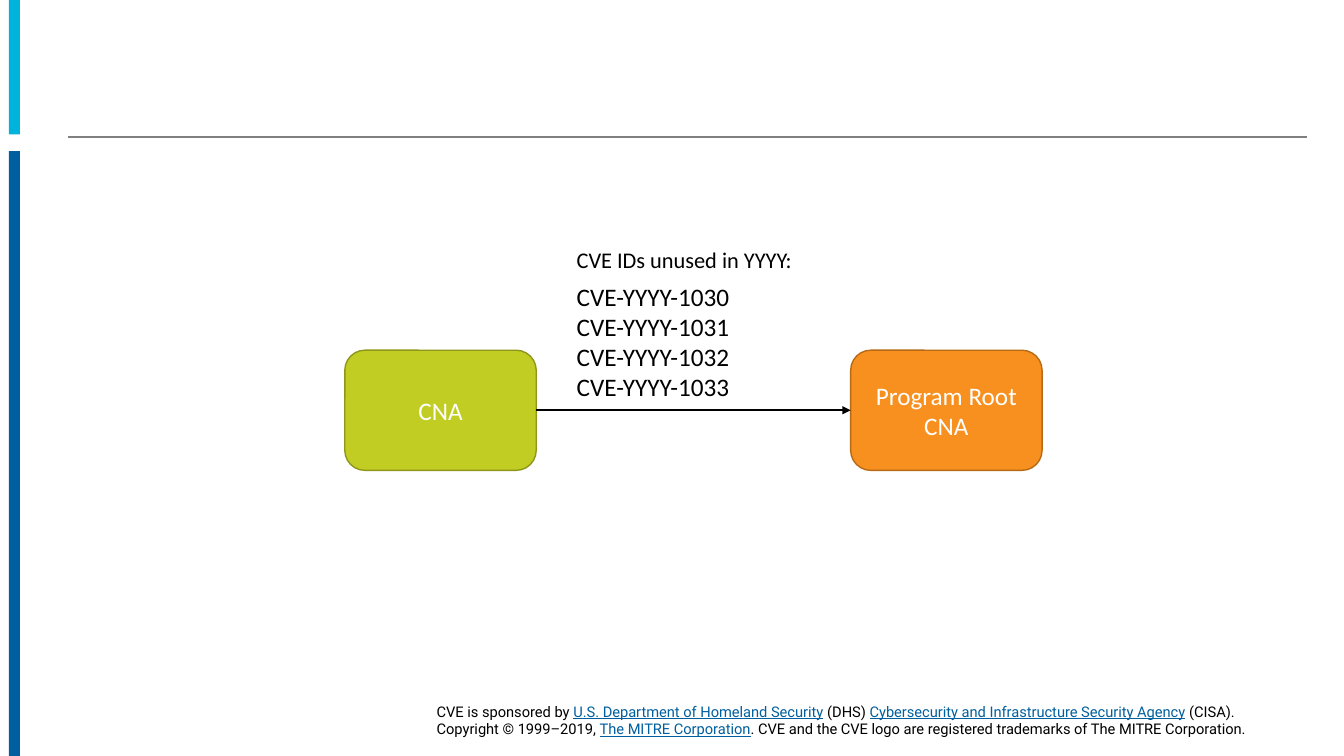
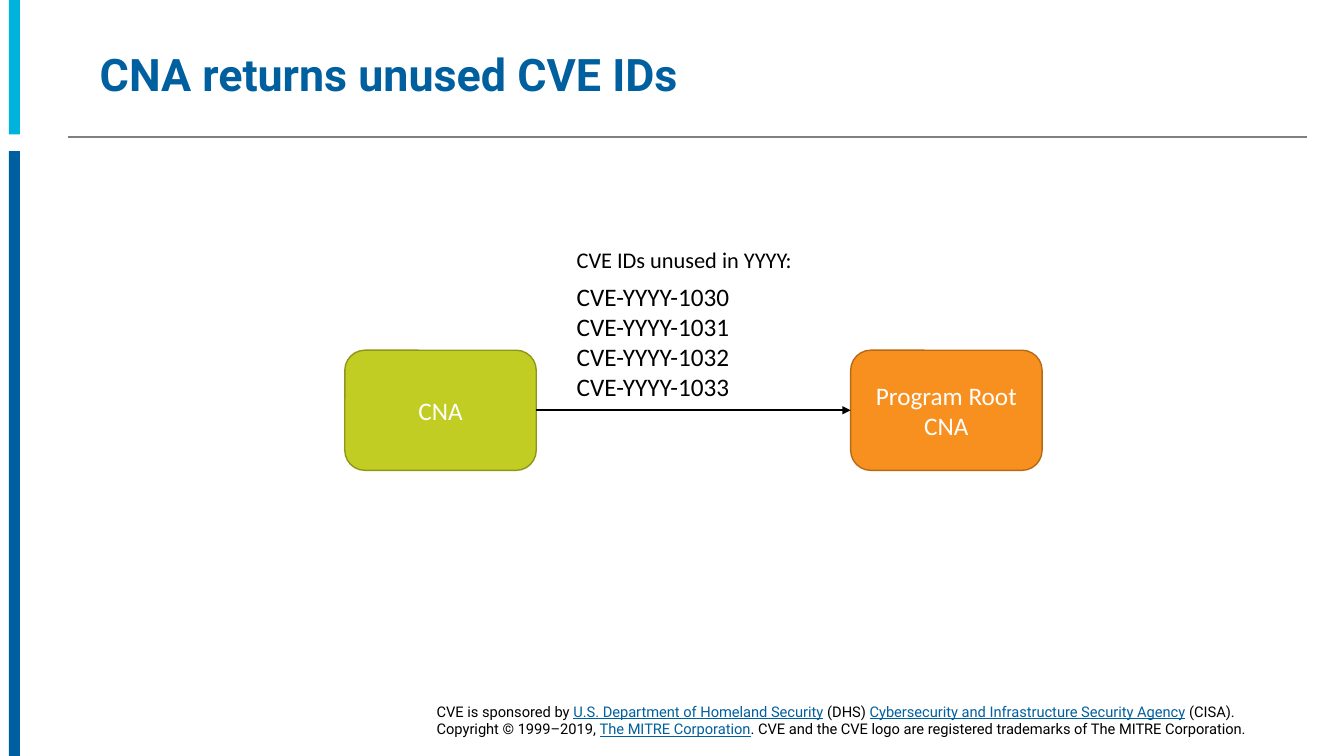
Before and after one commit to CVEProject/cveproject.github.io, a slide deck: slide 58 of docs/cna/CNA_Processes.pptx (slide 57 before the commit). Drawn at 1344x756 pixels with LibreOffice and Linux fonts; fonts in the diff are those of the drawing; background and template pictures are left out. Boxes give left, top, right and bottom in pixels: in the first picture for what was removed or moved away, otherwise in the second. Text is boxed around its words. In the diff, an @@ line names an element or a change of style, - is before the commit and + after.

```diff
--- a/docs/cna/CNA_Processes.pptx
+++ b/docs/cna/CNA_Processes.pptx
@@ title added at box(100, 57, 677, 92), 32 pt, text #005F9E, bold @@
+CNA returns unused CVE IDs
```
Also in this commit, not shown: 16 other slides changed, 2 slides added, 2 slides removed.
